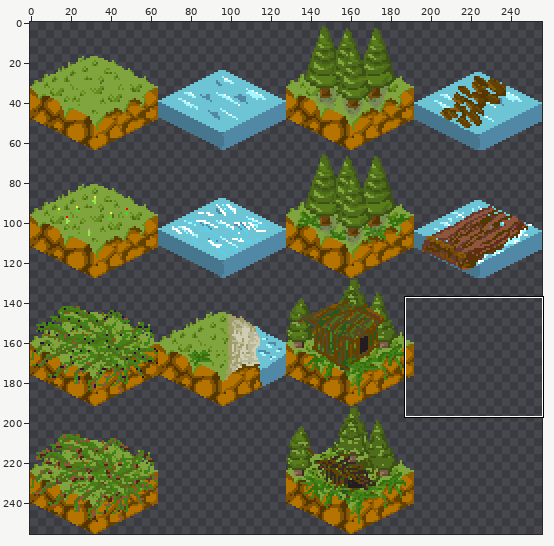
Sprite sheet, stored at Assets/Environment/TileSets/Andy/Tilesets.png. Above, an overview of the earlier version with the close-up marked.
Close-up. As it was:
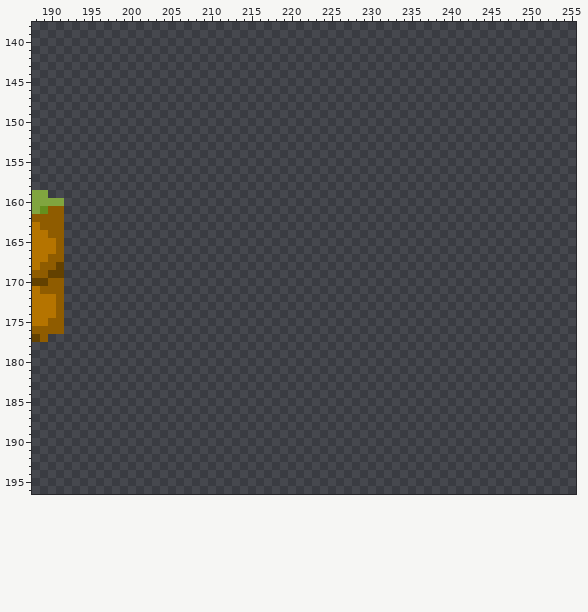
The file is 256x256 pixels. Colours within 5 levels of each other are drawn and written as one. Shown: x 188..255, y 138..196. The commit also changed other parts of the picture, which this record leaves out.
Once edited:
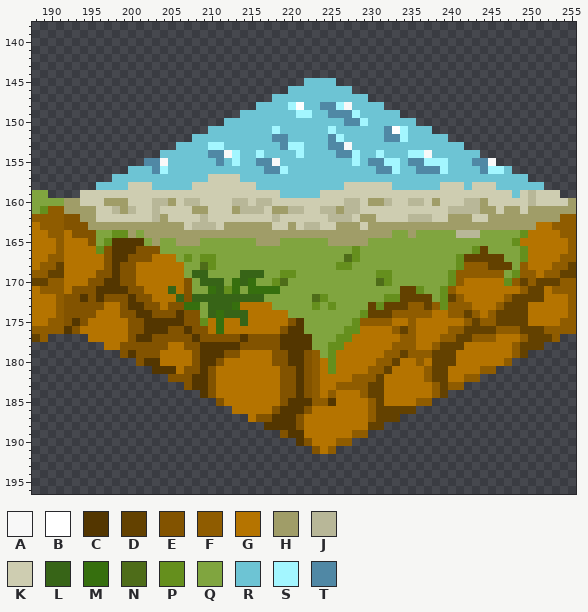
Palette (. is transparent): A #f8f8f8  B #ffffff  C #533600  D #634100  E #825300  F #8f5c00  G #b57400  H #a09d68  J #b8b798  K #cecdb1  L #376417  M #366f0e  N #4e6c19  P #658f1d  Q #80a53f  R #6dc4d4  S #a3f6ff  T #5088a5
The exact change:
@@ x 188..255 @@
 144 ....................................................................
-145 ....................................................................
-146 ....................................................................
-147 ....................................................................
-148 ....................................................................
-149 ....................................................................
-150 ....................................................................
-151 ....................................................................
-152 ....................................................................
-153 ....................................................................
-154 ....................................................................
-155 ....................................................................
-156 ....................................................................
-157 ....................................................................
-158 ....................................................................
-159 QQ..................................................................
-160 QQQQ................................................................
-161 QPFF................................................................
-162 FFFF................................................................
-163 GFFF................................................................
-164 GGFF................................................................
-165 GGGF................................................................
-166 GGGF................................................................
-167 GGFF................................................................
-168 GFFD................................................................
-169 FFDD................................................................
-170 DDFF................................................................
-171 GFFF................................................................
-172 GGGF................................................................
-173 GGGF................................................................
-174 GGGF................................................................
-175 GGFF................................................................
-176 FFFF................................................................
-177 DF..................................................................
-178 ....................................................................
-179 ....................................................................
-180 ....................................................................
-181 ....................................................................
-182 ....................................................................
-183 ....................................................................
-184 ....................................................................
-185 ....................................................................
-186 ....................................................................
-187 ....................................................................
-188 ....................................................................
-189 ....................................................................
-190 ....................................................................
-191 ....................................................................
+145 ..................................RRRR..............................
+146 ................................RRRRRRRR............................
+147 ..............................RRRRRRRRRRRR..........................
+148 ............................RRRRSBRRTTSARRRR........................
+149 ..........................RRRRRRRSSRRTTTSRRRRR......................
+150 ........................RRRRRRRRRRRRRRRTTSRRRRRR....................
+151 ......................RRRRRRRRSRRRRRRSRRRRRRTBSRRR..................
+152 ....................RRRRRRRRRRTTRRRRRTSRRRRRTTSRRRRR................
+153 ..................RRRRSSRRRRRRRTSSRRRTTARRRRRRRRRRRRRR..............
+154 ................RRRRRRTTASRRSRRRRSRRRRTTSRRSRRRSSARRRRRR............
+155 ..............TTARRRRRRTRSRRTTARRRRRRRRRSRTTSSRTTSSSRRRTTA..........
+156 ............RRRTSRRRRRRRRRRRRTTSRRRRRRRRRRRTTSRRTTTSRRRRTSSR........
+157 ..........RRRRRRRRRRRRKKKKRRRRRRRRRRRRRRRRRRRRRRRRRRRRRRRRRRRR......
+158 ........RRRRKKKRRRRRKKKKKKKKRRRRRRRRRRRKKKKKKRRRRRRKKKRKKKRRRRRR....
+159 QQ....KKKKKKKKKKKKKKKKKKKKKKKKKRRRRRKKKKKKKKKKKKKKKKKKKKKKKKRKJKKK..
+160 QQQQHHKKKHHHKKKJJHKJJKKKKJJKJJKKKKKKKKKJJKHHJKKJJKHKKKJJHKKKKKJKKKKH
+161 QPFFHHHHKKJHJKKJKKKKHHKKKHJJJKHHJJKKJJHJJKKKKKKKKKKKJJJJHHKHHKHHHHHH
+162 FFFFEEHHKKKKKKKJHKKKKJKKKKKKKKJKKKKKKJJJKHHKKKKJJJKKHHHKKHHHHHHHHHFF
+163 GFFFEEEHHHHHHHHHHHHKJJJKHHHHHHKKHKJJKKHHHKHHHHHHHHHHHHHHHHHHHHHGGFFF
+164 GGFFGEEEQQPPHQHHHHHHHHHHHHHHHHHHHHHHHHHHHHHHHQQHQQQQQJJJQQQQQPGGGGFF
+165 GGGFGGGEQPCCCCQHQQHHHQQQQQQQHHHQQQQQQHHHHHQQQQQQQQQQQQQQQQQQPGGGGGGF
+166 GGGFGGGGPECCCEEEQQQQQQQQQQQQQQQQQQQQQQQQPQQQQQQQQQQQQQQPDQQQQPGGGGGF
+167 GGFFGGGGGECCEEEGGGQPQPPQQQQQQQQQQQQQQQQNPQQQQQQQQQQQQPDDDDDQQPGGGGFF
+168 GFFDGGGGGECEEGGGGGGQQNPQQQQQQQQQQQQQQQPPQQQQQQQQQQQQQPFFFDDDQFGGGFFD
+169 FFDDGGGGEECEEGGGGGGQLLQQQQLLLQQPPQQQQQQQQQQPPQQQQQQQPFFFFFFQPFFGFFDD
+170 DDFFGGGEECCEEGGGGGGEQLLLQMLMQQPNQQQQQQQQQQQNPQQQQQQQPFGGGGGPFDFDDDFF
+171 GFFFGEEECCCCEEGGGLGEQQMLPMQMMMMQQQQQQQQQQQQQQQDDPQQPFGGGGGGGGFDDGFFF
+172 GGGFEECECEEECEEGGGLELLLLLLLLLQQQQQQNPQQQQQQQPPDDDDQPDFGGGGGFDDDDGGGF
+173 GGGFEEEEEGGECCEEGEEMMQLLLMGGGGQQQQQPQPQQQQDPDDDFFDFPFFFGGGFDDDGGGGGF
+174 GGGFEEEEGGGEECCEEECEEQLMLLLGGGGGQQQQQQQQQPDDDFFFFFGGFFDFGFDDDDGGGGGF
+175 GGFFECEGGGGGEECCCCCEEPGMGGLGGGGGECQQQQQQPFFFFGGFGGGGGGFDFFDDDDGGGGFF
+176 FFFFCEGGGGGGEECCCEECEEGMGGGGGGGECCQQQQQPPGGGGFDFGGGGFFDDDDFFFDDDFFFF
+177 DF.....GGGGGECCEEEEECEEEEECEEEECCCCQQQPPGGGGGGFFGGGFFDDFFFGGGFDDDF..
+178 .........GGEEEEEEGGEECCCCCEEEEECCCCQQPPGGGGGGFFFGGFDDDGGGGGGFDDD....
+179 ...........ECEEEGGGGECCCEEGGGGEECCEFQPGGGGGGFFDFFFDDDGGGGGGGFD......
+180 .............ECCGGGGECCEGGGGGGEECCEFGPGGGGGFFDGGFGDDDGGGGGGF........
+181 ...............CCCGEECEGGGGGGGGEECEFGPGGGGFFDGGGGFDDGGGGFF..........
+182 .................EEECCEGGGGGGGGEECEFGGGGFFFDGGGGGFDDGGFF............
+183 ...................ECCEGGGGGGGGEECEFGGFFFFDDGGGGGGFDFF..............
+184 .....................CEGGGGGGGGEECEFGFGGGFDDGGGGGGFD................
+185 .......................EGGGGGGGECCCFFCGGGGFDGGGGFF..................
+186 .........................GGGGGECCCEGGGGGGGFDDDDD....................
+187 ...........................GEECCCEGGGGGGGGFDDD......................
+188 .............................CCCCEGGGGGGGGDD........................
+189 ...............................ECCGGGGGGFF..........................
+190 .................................CEGGGFF............................
+191 ...................................EGF..............................
 192 ....................................................................
Changed places in both close-ups, as pixel boxes (x1, y1, x2, y2):
added: (64, 78, 576, 454)
